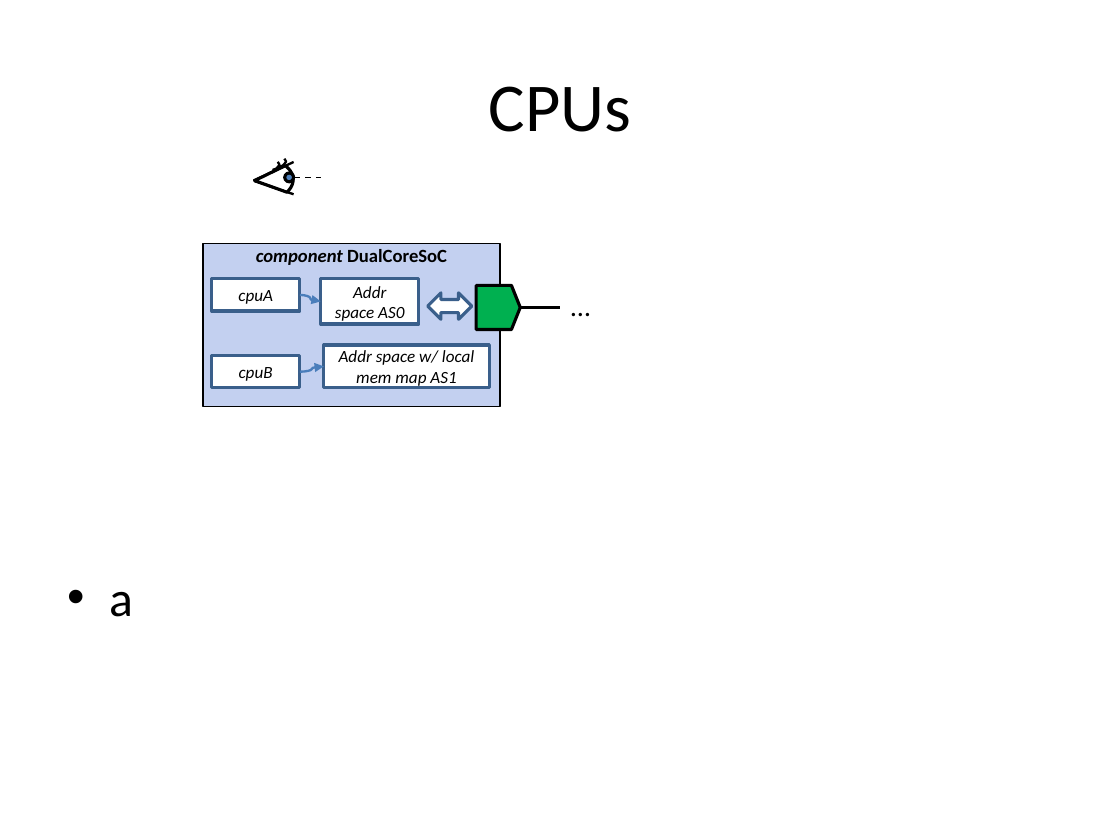
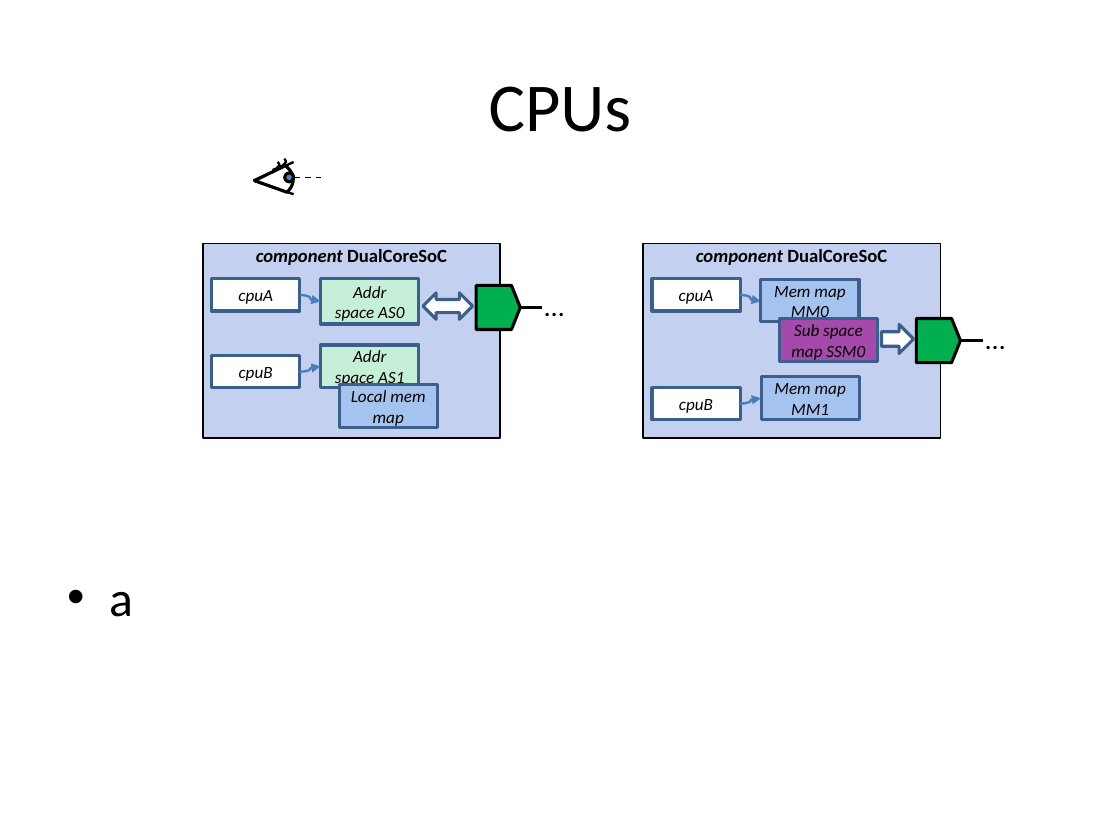
Before and after one commit to kactus2/kactus2dev, a slide deck: slide 12 of Help/images/img_sources.pptx. Drawn at 1120x840 pixels with LibreOffice and Linux fonts; fonts in the diff are those of the drawing. Boxes give left, top, right and bottom in pixels: in the first picture for what was removed or moved away, otherwise in the second. Text is boxed around its words. In the diff, an @@ line names an element or a change of style, - is before the commit and + after.

```diff
--- a/Help/images/img_sources.pptx
+++ b/Help/images/img_sources.pptx
@@ rectangle "component DualCoreSoC": place and size @@
-rectangle "component DualCoreSoC" at bbox=[203, 244, 501, 408]
+rectangle "component DualCoreSoC" at bbox=[203, 244, 501, 439]
@@ rectangle added at bbox=[643, 243, 941, 438], fill #C3D0F0, outline #000000 1 pt, 12 pt, text #000000, bold @@
+component DualCoreSoC
@@ rectangle "Addr space AS0" at bbox=[320, 279, 419, 324]: fill #FFFFFF to #C6EFD7 @@
@@ left right arrow: place and size @@
-left right arrow at bbox=[428, 293, 472, 320]
+left right arrow at bbox=[423, 293, 473, 320]
@@ text "…": place and size @@
-text "…" at bbox=[560, 283, 603, 328]
+text "…" at bbox=[533, 283, 576, 328]
@@ rectangle added at bbox=[652, 279, 740, 311], fill #FFFFFF, outline #3A5F8C 2 pt, 11 pt, text #000000, italic @@
+cpuA
@@ curved arrow added from (740, 295) to (760, 301), #4B7EBC 1.5 pt @@
@@ rectangle added at bbox=[760, 279, 859, 321], fill #A5C3EF, outline #3A5F8C 2 pt, 11 pt, text #000000, italic @@
+Mem map MM0
@@ line moved from (521, 308) - (560, 308) to (521, 308) - (542, 308) @@
@@ rectangle added at bbox=[780, 318, 878, 361], fill #A54AAA, outline #3A5F8C 2 pt, 11 pt, text #000000, italic @@
+Sub space map SSM0
@@ right arrow added at bbox=[881, 325, 914, 354], fill #FFFFFF, outline #3A5F8C 2 pt @@
@@ flow chart offpage connector added at bbox=[916, 318, 960, 362], fill #00B050, outline #000000 2 pt @@
@@ text added at bbox=[974, 317, 1017, 362], 18 pt, text #000000 @@
+…
@@ rectangle "Addr space AS1" at bbox=[320, 345, 419, 388]: fill #FFFFFF to #C6EFD7 @@
@@ rectangle "Addr space AS1": place and size @@
-rectangle "Addr space AS1" at bbox=[324, 345, 489, 388]
+rectangle "Addr space AS1" at bbox=[320, 345, 419, 388]
@@ text in rectangle at bbox=[335, 350, 404, 388]: text changed @@
-Addr space w/ local mem map AS1
+Addr space AS1
@@ line added from (961, 340) to (982, 340), #000000 2.25 pt @@
@@ curved arrow moved from (300, 372) - (324, 366) to (300, 372) - (320, 366) @@
@@ rectangle added at bbox=[339, 385, 438, 428], fill #A5C3EF, outline #3A5F8C 2 pt, 11 pt, text #000000, italic @@
+Local mem map
@@ rectangle added at bbox=[652, 388, 740, 420], fill #FFFFFF, outline #3A5F8C 2 pt, 11 pt, text #000000, italic @@
+cpuB
@@ rectangle added at bbox=[762, 377, 860, 420], fill #A5C3EF, outline #3A5F8C 2 pt, 11 pt, text #000000, italic @@
+Mem map MM1
@@ curved arrow added from (740, 403) to (762, 399), #4B7EBC 1.5 pt @@
```
Also in this commit, not shown: 20 other files.
